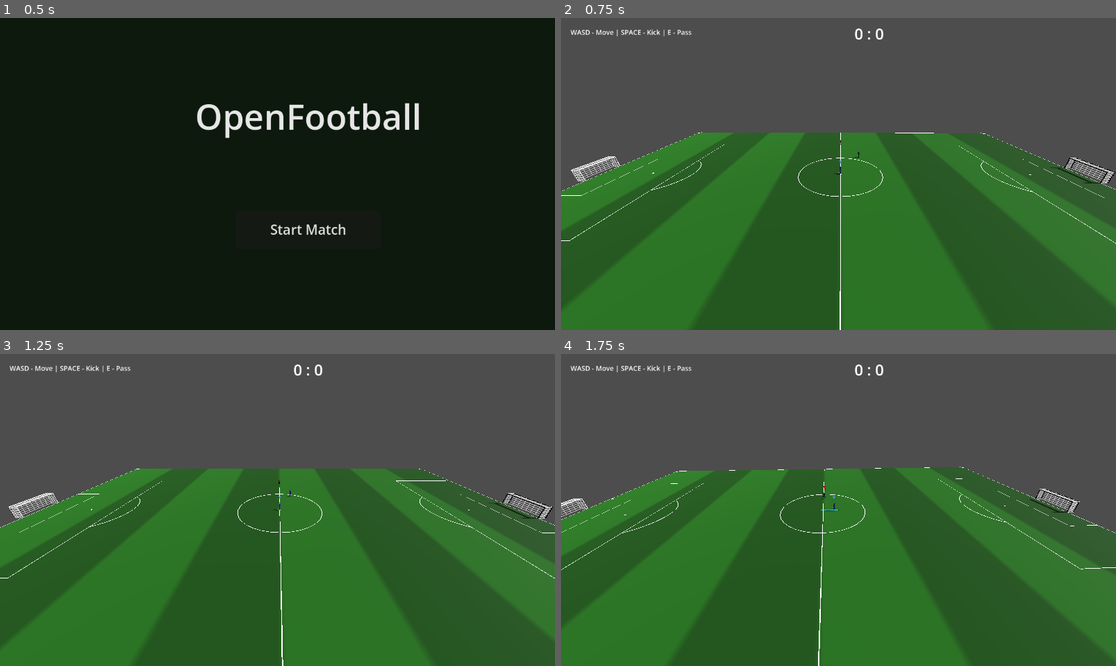
Above: before the commit, frames 1-4 (two rows, left to right).
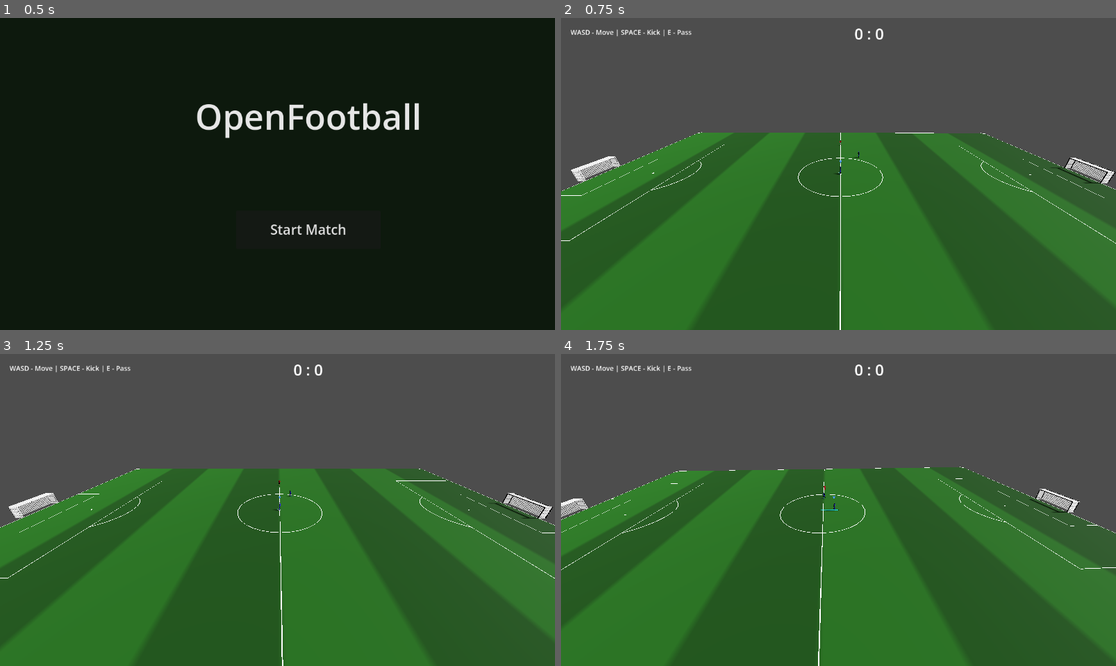
Above: after the commit, the same moments.

Repository: Churikov0112/open_football
Game: Godot game, scene res://scenes/main_menu.tscn
Two runs of this game, one before a commit and one after it. Both use one fixed random seed, a clock stepped at 60 frames per second and the inputs below.
Inputs (mouse positions are in pixels of both pictures, inside the frame that each line leads up to):
- Up to frame 1 (0.5 s): no input
- Up to frame 2 (0.75 s): click "Start Match" at 0.5 s
- Up to frame 3 (1.25 s): no input
- Up to frame 4 (1.75 s): move the mouse to (960, 494) at 1.27 s; hold Right (move_right) from 1.28 s (still down); hold E (combo_curl) from 1.28 s (still down); click (960, 494) at 1.42 s

Frame 1 is identical in both runs. In frame 2, 0.3% of the frame differs, in the area x 2-100%, y 44-54%; in frame 3, 0.3%, in the area x 1-100%, y 44-53%; in frame 4, 0.2%.

Commit message:
fix(net): finer mesh + velocity-gated push so a resting ball doesn't wobble the net

Diff:
--- a/scripts/data/football_constants.gd
+++ b/scripts/data/football_constants.gd
@@ -334,9 +334,9 @@
 # ═══════════════════════════════════════════
 
 const NET_DEPTH := 1.5             # глубина коробки ворот за линией (м)
-const NET_WIDTH_DIV := 8           # ячеек решётки по ширине ворот
-const NET_HEIGHT_DIV := 6          # ячеек по высоте
-const NET_DEPTH_DIV := 3           # ячеек по глубине
+const NET_WIDTH_DIV := 24          # ячеек решётки по ширине ворот (было 8)
+const NET_HEIGHT_DIV := 12         # ячеек по высоте (было 6)
+const NET_DEPTH_DIV := 5           # ячеек по глубине (было 3)
 
 const NET_GRAVITY := 9.8           # ускорение провисания сетки (м/с²)
 const NET_DAMPING := 0.98          # затухание скорости узла за шаг Verlet
@@ -344,7 +344,8 @@
 const NET_SHAPE_RETURN := 40.0     # тяга узла обратно к исходной форме
 const NET_SIM_STEP := 0.016        # dt шага симуляции (с)
 const NET_BALL_RADIUS := 0.6       # радиус влияния мяча на узлы (м)
-const NET_BALL_VEL_SCALE := 0.3    # добавка к толчку от скорости мяча
+const NET_BALL_VEL_SCALE := 0.4    # множитель толчка от скорости мяча (было 0.3)
+const NET_BALL_MIN_SPEED := 1.5    # мяч медленнее этого (м/с) НЕ толкает сетку (лежащий мяч не колышет)
 const NET_BALL_FORCE := 120.0      # базовая сила толчка мяча по нормали
 
 const NET_BOUNCE := 0.15           # упругость коллайдеров-стопперов сетки
--- a/scripts/match/goal_net.gd
+++ b/scripts/match/goal_net.gd
@@ -26,6 +26,7 @@
 		"ball_radius": C.NET_BALL_RADIUS,
 		"ball_vel_scale": C.NET_BALL_VEL_SCALE,
 		"ball_force": C.NET_BALL_FORCE,
+		"ball_min_speed": C.NET_BALL_MIN_SPEED,
 	}
 	_mat = StandardMaterial3D.new()
 	_mat.albedo_color = Color(1, 1, 1, 0.55)
--- a/scripts/match/net_sim.gd
+++ b/scripts/match/net_sim.gd
@@ -86,6 +86,7 @@
 	var radius: float = p["ball_radius"]
 	var vel_scale: float = p["ball_vel_scale"]
 	var ball_force: float = p["ball_force"]
+	var ball_min_speed: float = p["ball_min_speed"]
 
 	var force := PackedVector3Array()
 	force.resize(n)
@@ -97,8 +98,9 @@
 		f += (rest[i] - pos[i]) * shape_return
 		var d := pos[i] - ball_pos
 		var prox := 1.0 - smoothstep(radius, radius * 1.15, d.length())
-		if prox > 0.0:
-			f += normal[i] * prox * (1.0 + ball_speed * vel_scale) * ball_force
+		var push_speed := maxf(0.0, ball_speed - ball_min_speed)
+		if prox > 0.0 and push_speed > 0.0:
+			f += normal[i] * prox * push_speed * vel_scale * ball_force
 		force[i] = f
 	# Пружины по рёбрам (симметрично на оба конца).
 	var e := edges.size() / 2
--- a/tests/check_net_sim.gd
+++ b/tests/check_net_sim.gd
@@ -65,6 +65,7 @@
 	var gp := {
 		"gravity": 50.0, "damping": 0.9, "stiffness": 0.0, "shape_return": 0.0,
 		"ball_radius": 1.0, "ball_vel_scale": 0.0, "ball_force": 0.0,
+		"ball_min_speed": 0.0,
 	}
 	for _s in range(30):
 		NetSim.integrate(net, Vector3(0, -1000, 0), 0.0, gp, 0.1)
@@ -80,7 +81,22 @@
 	var bp := {
 		"gravity": 0.0, "damping": 0.9, "stiffness": 0.0, "shape_return": 0.0,
 		"ball_radius": 1.0, "ball_vel_scale": 0.5, "ball_force": 100.0,
+		"ball_min_speed": 0.0,
 	}
 	for _s2 in range(5):
 		NetSim.integrate(net2, ball_local, 5.0, bp, 0.1)
 	_expect(net2["pos"][f2].z > rest_z + 0.001, "ball pushes near node outward (+z)")
+
+	# Мяч в покое (ball_speed=0) НЕ толкает сетку: узел остаётся у rest.
+	var net3 := NetSim.build_box_net(7.32, 2.44, 1.5, 4, 3, 2)
+	var f3 := _first_free(net3)
+	var rest3: Vector3 = net3["rest"][f3]
+	var ball_at: Vector3 = rest3 - Vector3(0, 0, 0.05)  # мяч вплотную, но неподвижен
+	var sp := {
+		"gravity": 0.0, "damping": 0.9, "stiffness": 0.0, "shape_return": 20.0,
+		"ball_radius": 1.0, "ball_vel_scale": 0.5, "ball_force": 100.0,
+		"ball_min_speed": 1.5,
+	}
+	for _s3 in range(20):
+		NetSim.integrate(net3, ball_at, 0.0, sp, 0.1)
+	_expect(net3["pos"][f3].distance_to(rest3) < 0.001, "resting ball does not push net")
